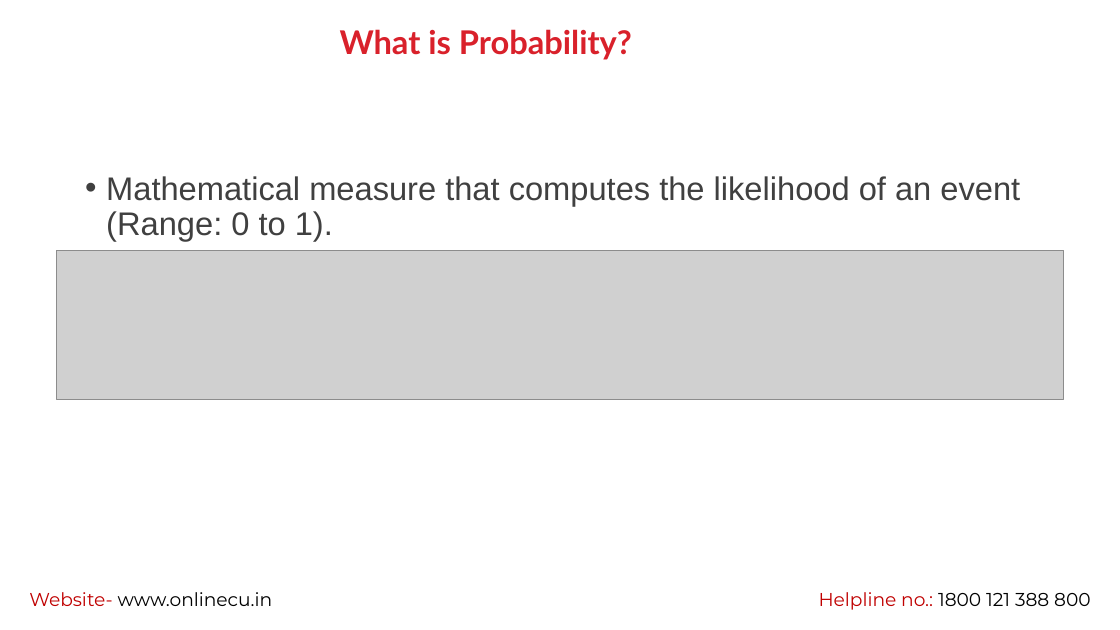
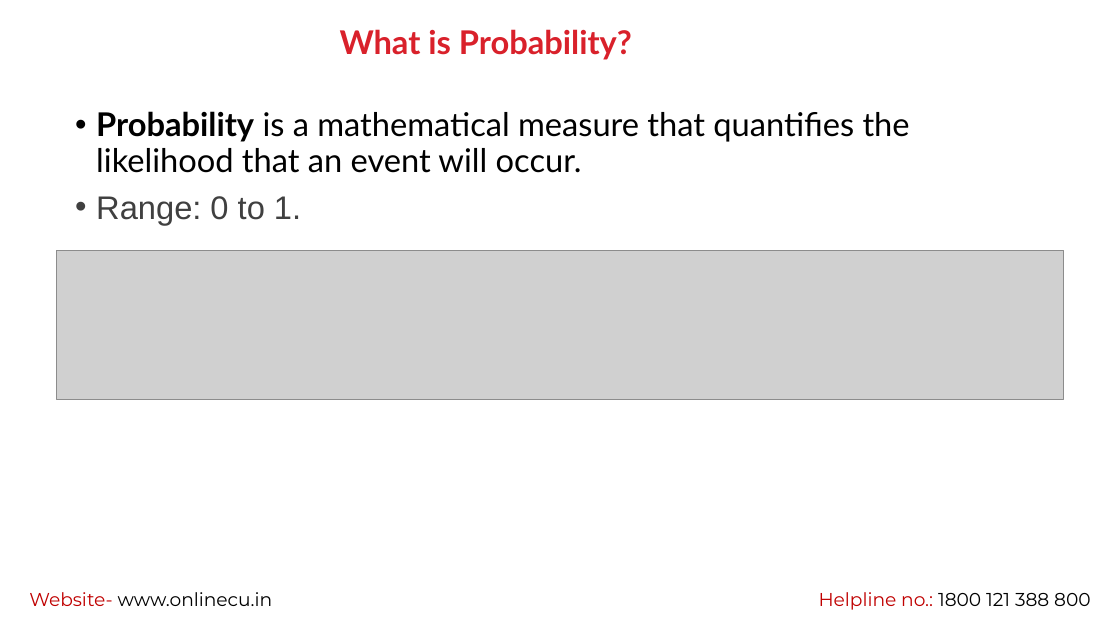
Before and after one commit to vikashkmd/CU-Feb-2026, a slide deck: slide 3 of Session 6 Probability Theory (1).pptx. Drawn at 1120x630 pixels with LibreOffice and Linux fonts; fonts in the diff are those of the drawing; grey boxes stand for pictures; background and template pictures are left out. Boxes give left, top, right and bottom in pixels: in the first picture for what was removed or moved away, otherwise in the second. Text is boxed around its words. In the diff, an @@ line names an element or a change of style, - is before the commit and + after.

```diff
--- a/Session 6 Probability Theory (1).pptx
+++ b/Session 6 Probability Theory (1).pptx
@@ text at (x1=96, y1=111, x2=910, y2=225): text changed; font Arial to Lato; text colour #404040 to #000000 @@
-• Mathematical measure that computes the likelihood of an event (Range: 0 to 1).
+• Probability is a mathematical measure that quantifies the likelihood that an event will occur.
+• Range: 0 to 1.
```
Also in this commit, not shown: 5 other slides changed, 7 slides added, 1 slide removed.
